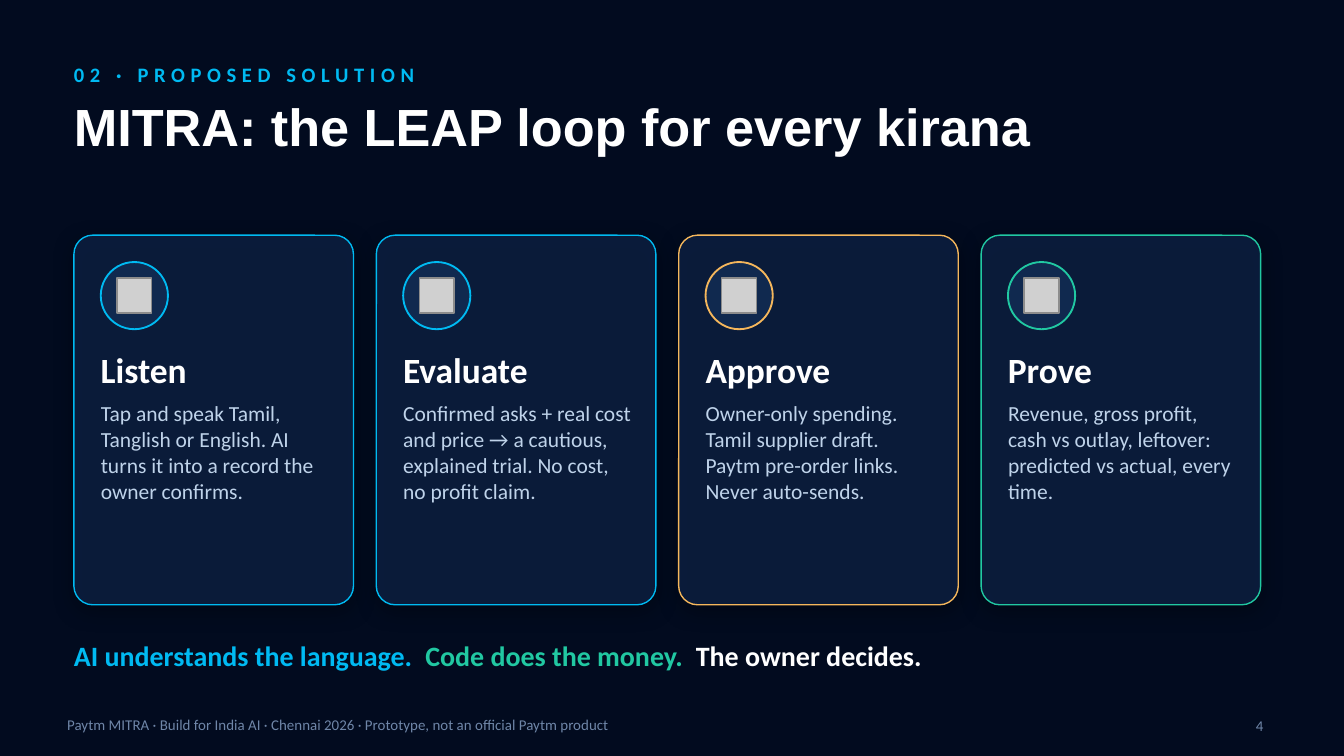
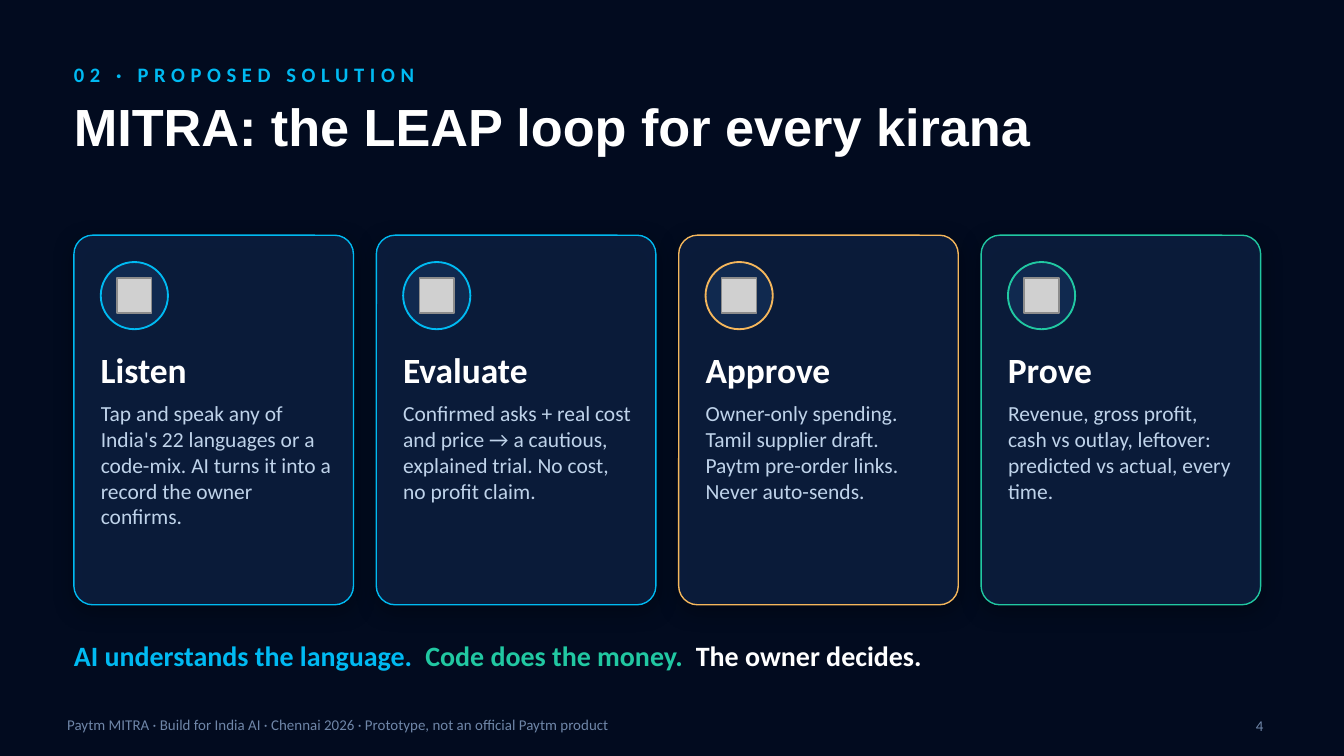
Before and after one commit to johnbosco-j/paytm-mitra, a slide deck: slide 4 of pitch/Paytm_MITRA_Pitch.pptx. Drawn at 1344x756 pixels with LibreOffice and Linux fonts; fonts in the diff are those of the drawing; grey boxes stand for pictures; background and template pictures are left out. Boxes give left, top, right and bottom in pixels: in the first picture for what was removed or moved away, otherwise in the second. Text is boxed around its words. In the diff, an @@ line names an element or a change of style, - is before the commit and + after.

```diff
--- a/pitch/Paytm_MITRA_Pitch.pptx
+++ b/pitch/Paytm_MITRA_Pitch.pptx
@@ text at [101, 406, 331, 524]: text changed @@
-Tap and speak Tamil, Tanglish or English. AI turns it into a record the owner confirms.
+Tap and speak any of India's 22 languages or a code-mix. AI turns it into a record the owner confirms.
```
Also in this commit, not shown: 2 other slides changed, 52 other files.
